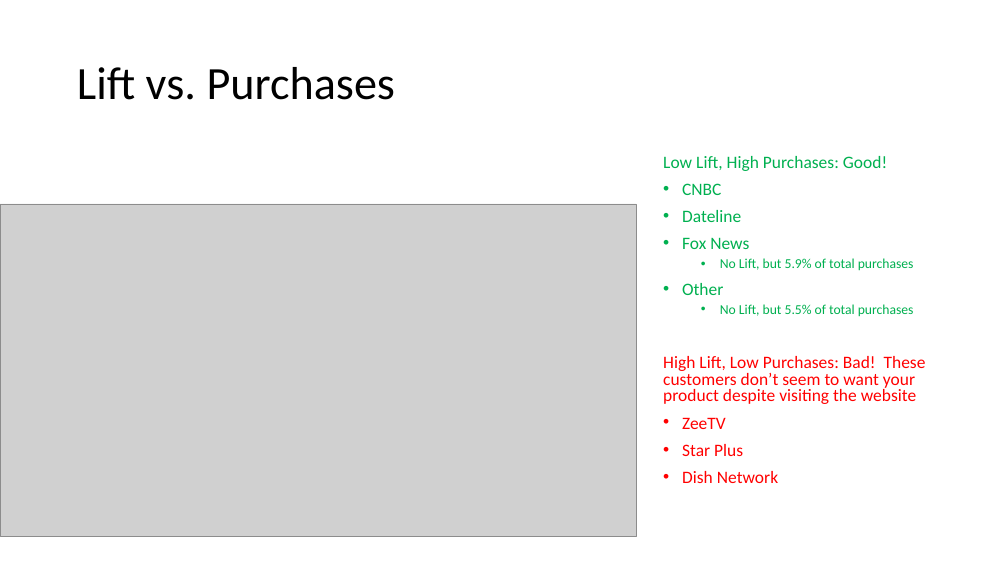
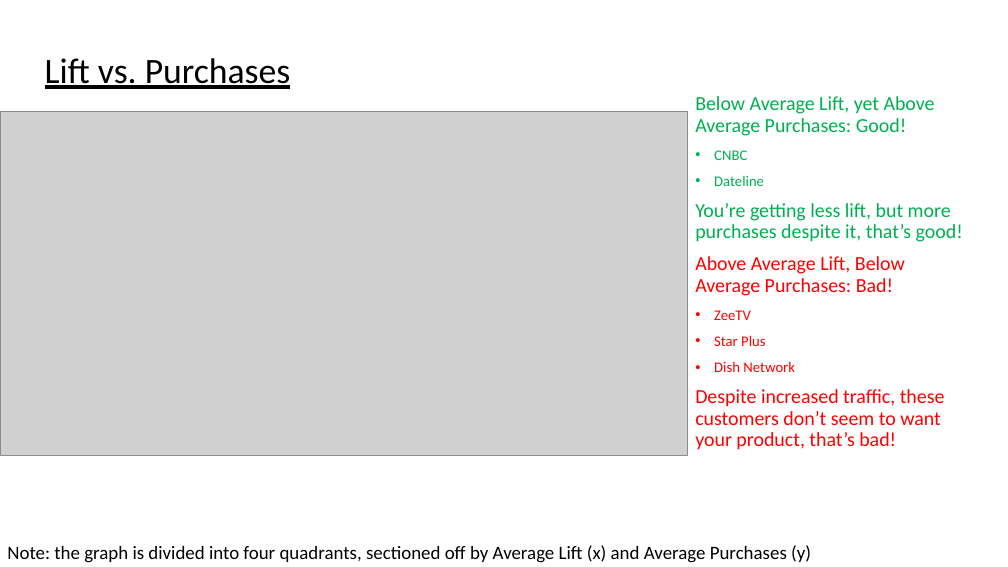
Before and after one commit to papir805/telepulse_ad_campaign_report, a slide deck: slide 11 of companyxyz_presentation.pptx (slide 9 before the commit). Drawn at 1008x567 pixels with LibreOffice and Linux fonts; fonts in the diff are those of the drawing; grey boxes stand for pictures. Boxes give left, top, right and bottom in pixels: in the first picture for what was removed or moved away, otherwise in the second. Text is boxed around its words. In the diff, an @@ line names an element or a change of style, - is before the commit and + after.

```diff
--- a/companyxyz_presentation.pptx
+++ b/companyxyz_presentation.pptx
@@ title "Lift vs. Purchases": place and size @@
-title "Lift vs. Purchases" at <box>77,67,395,100</box>
+title "Lift vs. Purchases" at <box>45,58,291,89</box>
@@ title "Lift vs. Purchases" at <box>45,58,291,89</box>: size 44 to 34 pt, underline on @@
@@ picture: place and size @@
-picture at <box>0,204,637,537</box>
+picture at <box>0,112,688,455</box>
@@ text added at <box>695,96,963,450</box>, 19 pt, text #FF0000 @@
+Below Average Lift, yet Above Average Purchases: Good!
+• CNBC
+• Dateline
+You’re getting less lift, but more purchases despite it, that’s good!
+Above Average Lift, Below Average Purchases: Bad!
+• ZeeTV
+• Star Plus
+• Dish Network
+Despite increased traffic, these customers don’t seem to want your product, that’s bad!
@@ text removed at <box>663,156,926,483</box> @@
-Low Lift, High Purchases: Good!
-• CNBC
-• Dateline
-• Fox News
-  • No Lift, but 5.9% of total purchases
-• Other
-  • No Lift, but 5.5% of total purchases
-High Lift, Low Purchases: Bad! These customers don’t seem to want your product despite visiting the website
-• ZeeTV
-• Star Plus
-• Dish Network
@@ text added at <box>7,545,811,563</box>, 18 pt, text #000000 @@
+Note: the graph is divided into four quadrants, sectioned off by Average Lift (x) and Average Purchases (y)
```
Also in this commit, not shown: 9 other slides changed, 7 slides added, 4 slides removed, 9 other files.
